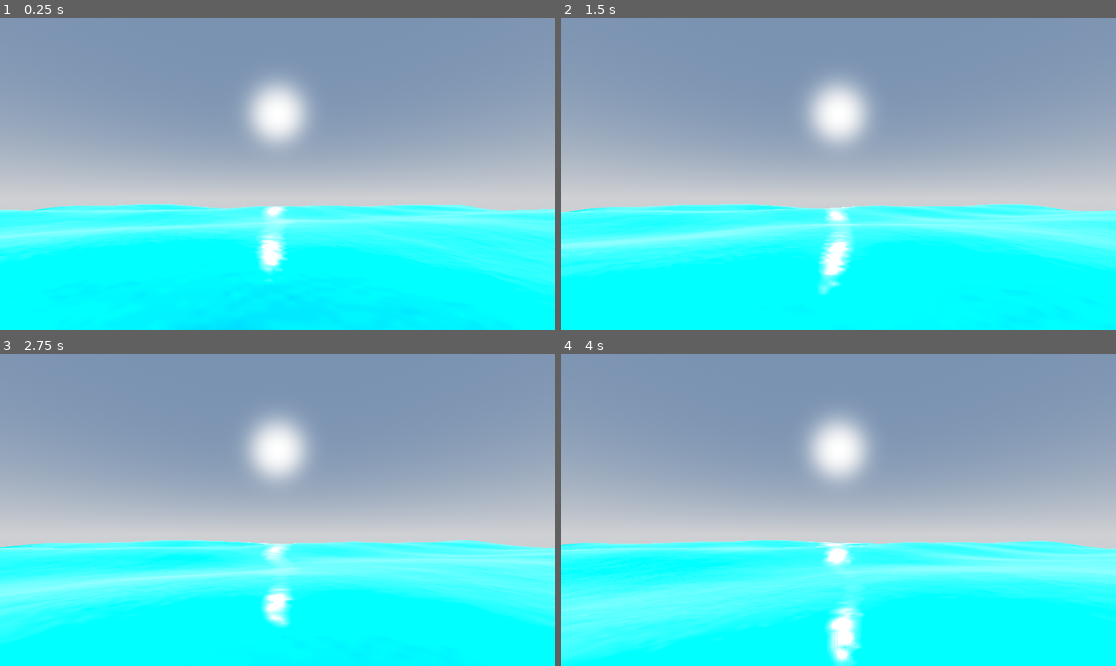
Above: before the commit, frames 1-4 (two rows, left to right).
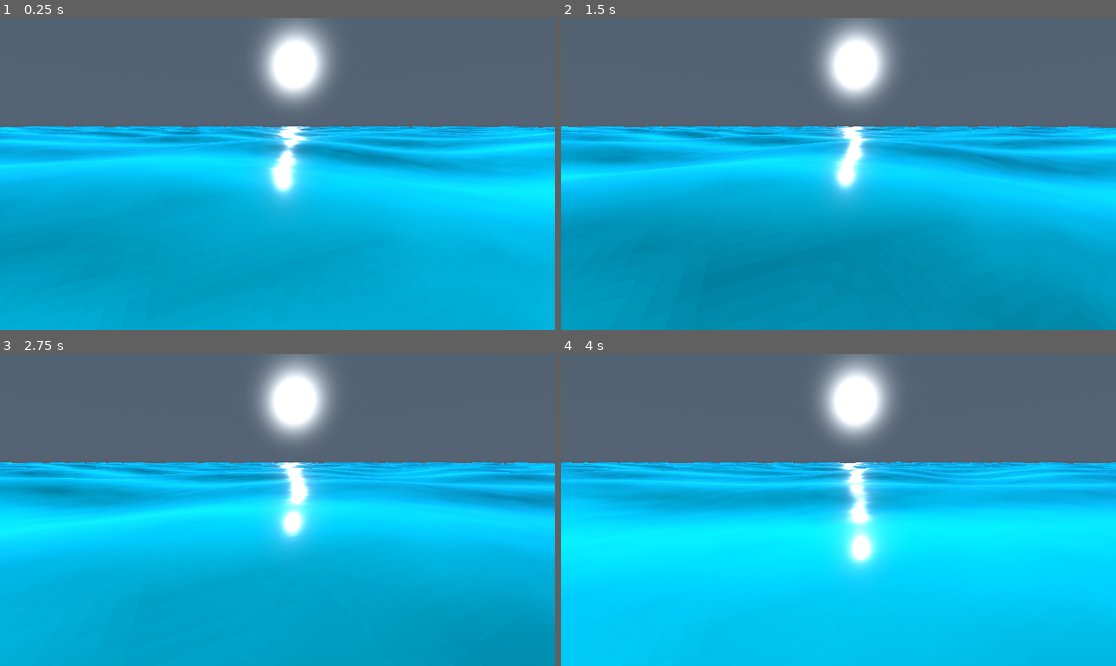
Above: after the commit, the same moments.

Repository: AcctForJudge/GPU-Gems-Water
Game: Godot game, scene res://Water/water.tscn
Two runs of this game, one before a commit and one after it. Both use one fixed random seed, a clock stepped at 60 frames per second and the inputs below.
Inputs:
- Up to frame 1 (0.25 s): no input
- Up to frame 2 (1.5 s): no input
- Up to frame 3 (2.75 s): no input
- Up to frame 4 (4 s): no input

The runs differ from the first frame. In frame 1, 99% of the frame differs, in the area x 0-100%, y 0-100%; in frame 2, 99%; in frame 3, 99%; in frame 4, 99%.

Commit message:
some finishing touches + screenshots

Diff:
--- a/Water/water.gdshader
+++ b/Water/water.gdshader
@@ -111,7 +111,7 @@
 void fragment() {
 	vec3 view_dir = normalize(-VERTEX);
     float fresnel = dot(normalize(NORMAL), view_dir);
-    fresnel = pow(1.0 - fresnel, 4.0);
+    fresnel = pow(1.0 - fresnel, 5.0);
 
     ALBEDO = mix(water_colour, fresnel_colour, fresnel * 0.5);
     SPECULAR = 0.2;
--- a/Water/water.tscn
+++ b/Water/water.tscn
@@ -3,21 +3,21 @@
 [ext_resource type="Shader" uid="uid://b8cwwcy15ly8n" path="res://Water/water.gdshader" id="1_5fxx5"]
 
 [sub_resource type="ProceduralSkyMaterial" id="ProceduralSkyMaterial_5fxx5"]
-sky_curve = 0.117687754
-ground_bottom_color = Color(0.38431373, 0.45490196, 0.54901963, 1)
-ground_curve = 0.5971409
+sky_top_color = Color(0.70504564, 0.8468525, 1, 1)
+sky_horizon_color = Color(0.7359379, 0.8628114, 1, 1)
+ground_bottom_color = Color(0.7058824, 0.84705883, 1, 1)
+ground_horizon_color = Color(0.7058824, 0.84705883, 1, 1)
 
 [sub_resource type="Sky" id="Sky_5osll"]
 sky_material = SubResource("ProceduralSkyMaterial_5fxx5")
 
 [sub_resource type="Environment" id="Environment_oj1mp"]
 background_mode = 2
+background_energy_multiplier = 0.45
 sky = SubResource("Sky_5osll")
-ambient_light_source = 3
-tonemap_mode = 3
+tonemap_mode = 1
 volumetric_fog_density = 0.0165
 volumetric_fog_anisotropy = -0.9
-adjustment_brightness = 1.25
 
 [sub_resource type="FastNoiseLite" id="FastNoiseLite_5fxx5"]
 noise_type = 3
@@ -38,29 +38,29 @@
 render_priority = 0
 shader = ExtResource("1_5fxx5")
 shader_parameter/water_colour = Color(0, 0.6962616, 0.80511385, 1)
-shader_parameter/fresnel_colour = Color(1.92523e-06, 0.9397331, 0.80312836, 1)
+shader_parameter/fresnel_colour = Color(0, 0.6039216, 1, 1)
 shader_parameter/normal_map_cuz_ugly = SubResource("NoiseTexture2D_5osll")
-shader_parameter/amplitude1 = 10.0
-shader_parameter/phase1 = 0.5009999888715
+shader_parameter/amplitude1 = 6.2009998614651005
+shader_parameter/phase1 = 1.13099997478974
 shader_parameter/frequency1 = 0.01099999982398
 shader_parameter/direction1 = Vector2(0.395, 0.995)
-shader_parameter/amplitude2 = 1.64099996339022
-shader_parameter/phase2 = 2.7809999379089403
+shader_parameter/amplitude2 = 4.94099988962862
+shader_parameter/phase2 = 0.38099999155374
 shader_parameter/frequency2 = 0.01099999982398
 shader_parameter/direction2 = Vector2(-1, 1.825)
-shader_parameter/amplitude3 = 3.92099991242766
+shader_parameter/amplitude3 = 5.57099987554686
 shader_parameter/phase3 = 0.59099998685982
 shader_parameter/frequency3 = 0.01099999982398
 shader_parameter/direction3 = Vector2(0.74, 0.22)
-shader_parameter/amplitude4 = 0.38099999155374
-shader_parameter/phase4 = 7.46099983330158
+shader_parameter/amplitude4 = 3.1609999294151803
+shader_parameter/phase4 = 4.93099988985214
 shader_parameter/frequency4 = 0.01099999982398
 shader_parameter/direction4 = Vector2(0.82, 0.88)
 
 [sub_resource type="PlaneMesh" id="PlaneMesh_seble"]
-size = Vector2(2000, 2000)
-subdivide_width = 100
-subdivide_depth = 100
+size = Vector2(10000, 10000)
+subdivide_width = 600
+subdivide_depth = 600
 
 [node name="Water" type="Node3D"]
 
@@ -68,7 +68,8 @@
 environment = SubResource("Environment_oj1mp")
 
 [node name="DirectionalLight3D" type="DirectionalLight3D" parent="."]
-transform = Transform3D(1, 0, 0, 0, 0.9198078, 0.3923692, 0, -0.3923692, 0.9198078, 25.3443, 0, 0)
+transform = Transform3D(0.8817527, 0.14602621, -0.4485406, -0.034168653, 0.9681519, 0.24802056, 0.470473, -0.20336674, 0.8586601, 0, 0, 0)
+light_energy = 3.517
 shadow_enabled = true
 directional_shadow_max_distance = 37.0
 
@@ -78,4 +79,4 @@
 mesh = SubResource("PlaneMesh_seble")
 
 [node name="Camera3D" type="Camera3D" parent="."]
-transform = Transform3D(-1.0000004, -1.0358781e-08, -8.680693e-08, -3.5527137e-15, 0.9929551, -0.118490696, 8.7422805e-08, -0.11849058, -0.9929554, -8.325857e-06, 45.05823, -95.236694)
+transform = Transform3D(-0.919115, -0.09299113, 0.3828587, 0, 0.97174716, 0.23602423, -0.39399004, 0.21693331, -0.8931474, 193.59187, 45.66226, -275.56253)
Binary file added: Screenshots/Screenshot1.png
Not shown, added: Screenshots/Screenshot1.png.import
Binary file added: Screenshots/Screenshot2.png
Not shown, added: Screenshots/Screenshot2.png.import
Binary file added: Screenshots/Screenshot3png.png
Not shown, added: Screenshots/Screenshot3png.png.import
